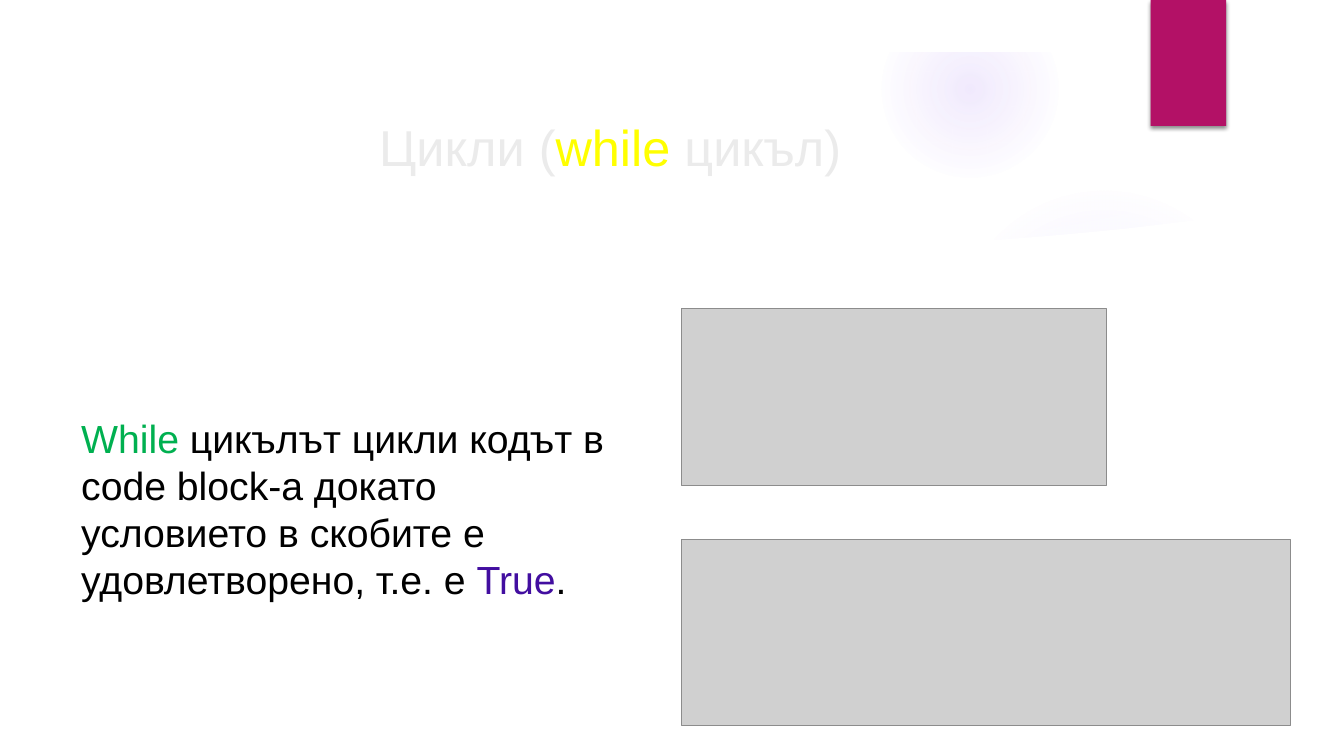
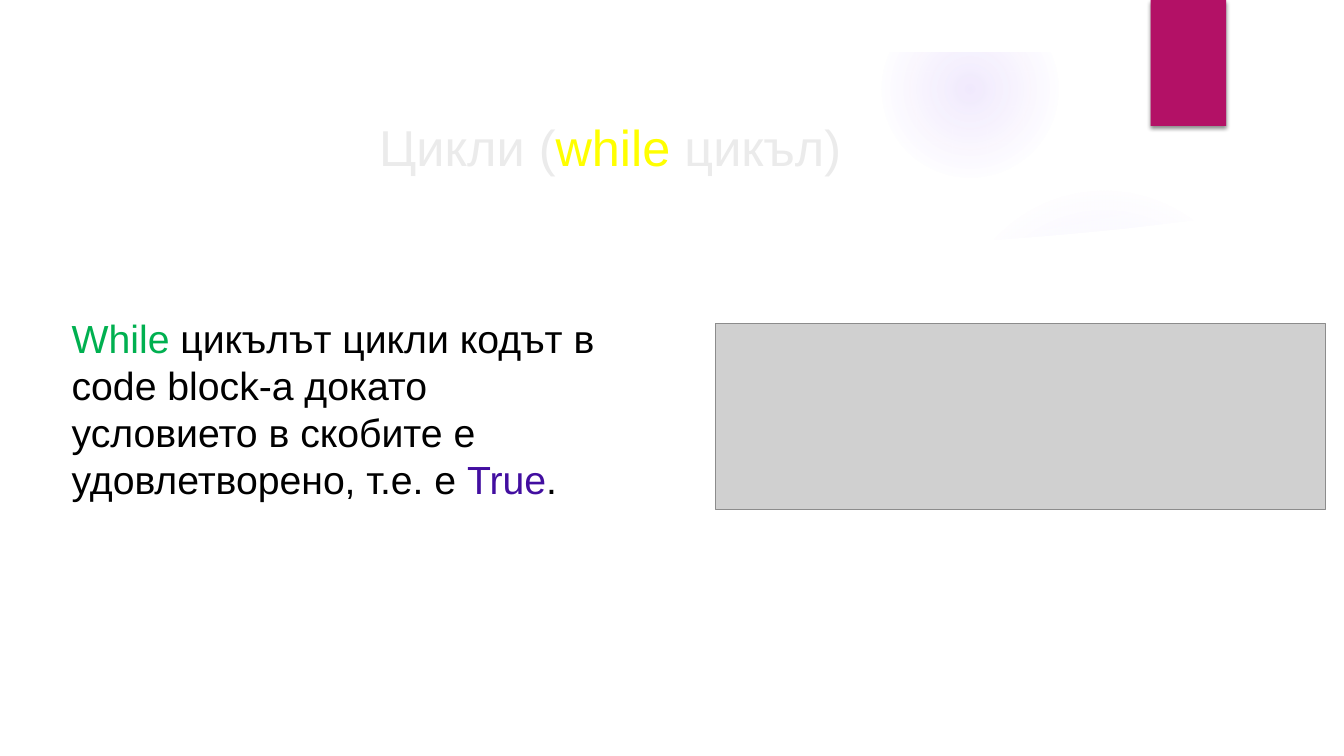
Before and after one commit to velizar92/CSharp-Programming-Presentations, a slide deck: slide 45 of C# Basics.pptx (slide 42 before the commit). Drawn at 1344x756 pixels with LibreOffice and Linux fonts; fonts in the diff are those of the drawing; grey boxes stand for pictures; background and template pictures are left out. Boxes give left, top, right and bottom in pixels: in the first picture for what was removed or moved away, otherwise in the second. Text is boxed around its words. In the diff, an @@ line names an element or a change of style, - is before the commit and + after.

Commit message:
Latest changes

```diff
--- a/C# Basics.pptx
+++ b/C# Basics.pptx
@@ text "While цикълът цикли кодът в ...": place and size @@
-text "While цикълът цикли кодът в ..." at (81, 424, 604, 602)
+text "While цикълът цикли кодът в ..." at (72, 324, 595, 502)
@@ picture removed at (682, 309, 1107, 485) @@
@@ picture: place and size @@
-picture at (682, 540, 1292, 726)
+picture at (716, 324, 1326, 509)
```
Also in this commit, not shown: 3 other slides changed, 3 slides added.
